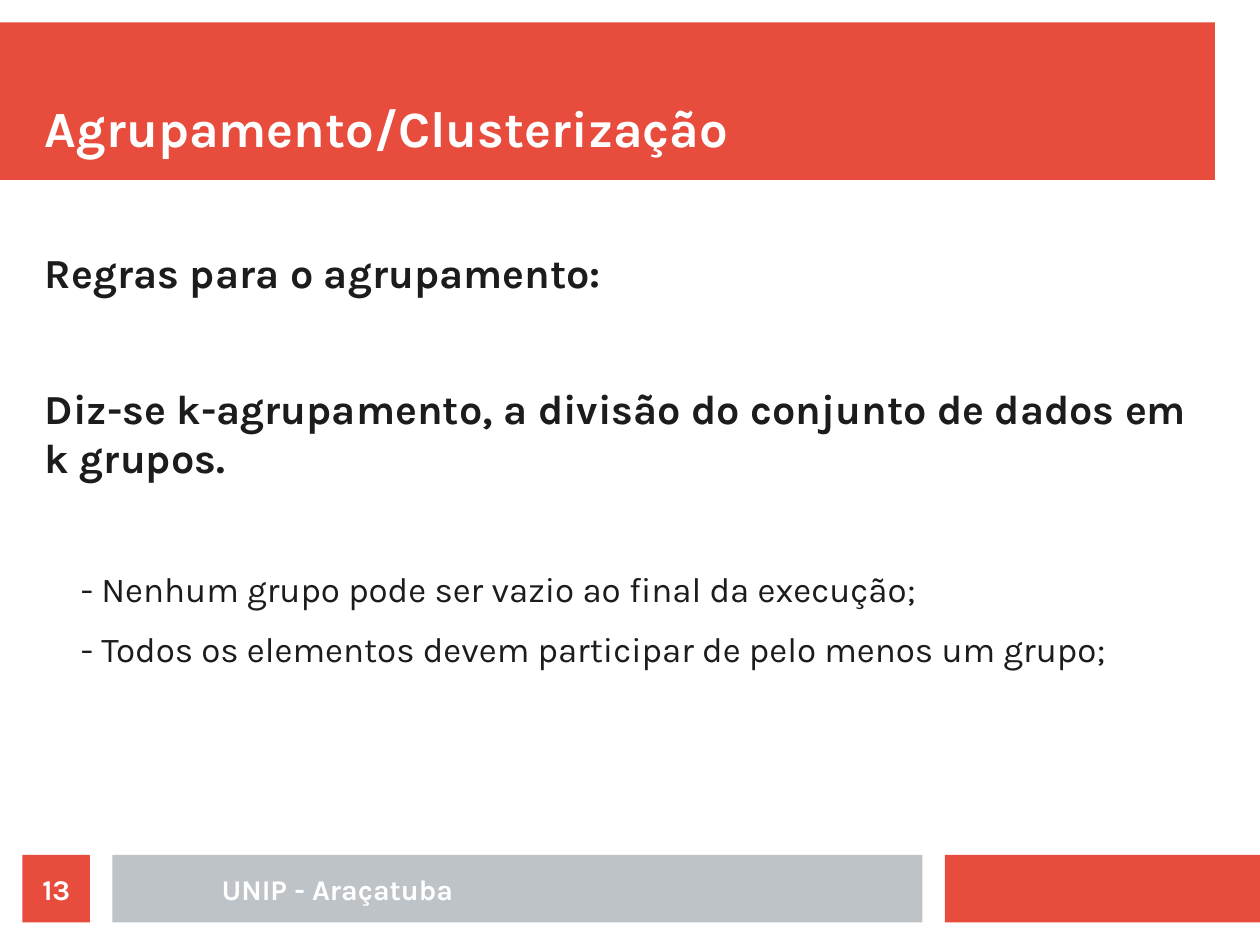
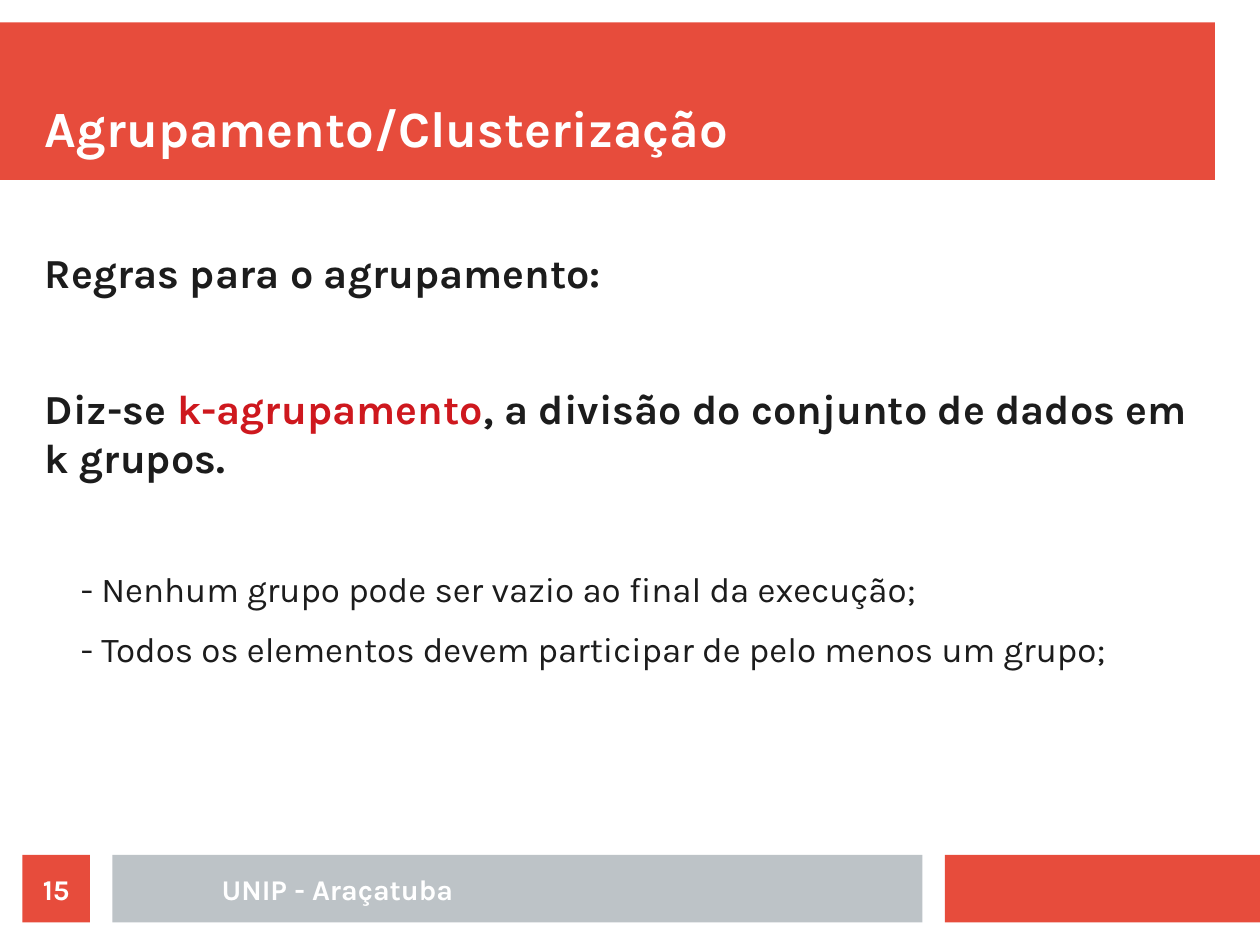
Before and after one commit to rafaelstojoao/pos-unip, a slide deck: slide 15 of [2020][modulo][Machine_Learning]/[aula]02[Agrupamento].odp (slide 13 before the commit). Drawn at 1260x945 pixels with LibreOffice and Linux fonts; fonts in the diff are those of the drawing. Boxes give left, top, right and bottom in pixels: in the first picture for what was removed or moved away, otherwise in the second. Text is boxed around its words. In the diff, an @@ line names an element or a change of style, - is before the commit and + after.

```diff
--- a/[2020][modulo][Machine_Learning]/[aula]02[Agrupamento].odp
+++ b/[2020][modulo][Machine_Learning]/[aula]02[Agrupamento].odp
@@ text at (45,394,1187,484): text colour #1C1C1C to #CE181E in "k-agrupamento," @@
@@ page number at (43,881,70,901): text changed @@
-13
+15
```
Also in this commit, not shown: 11 other slides changed, 33 slides added, 24 slides removed, 1 other file.
